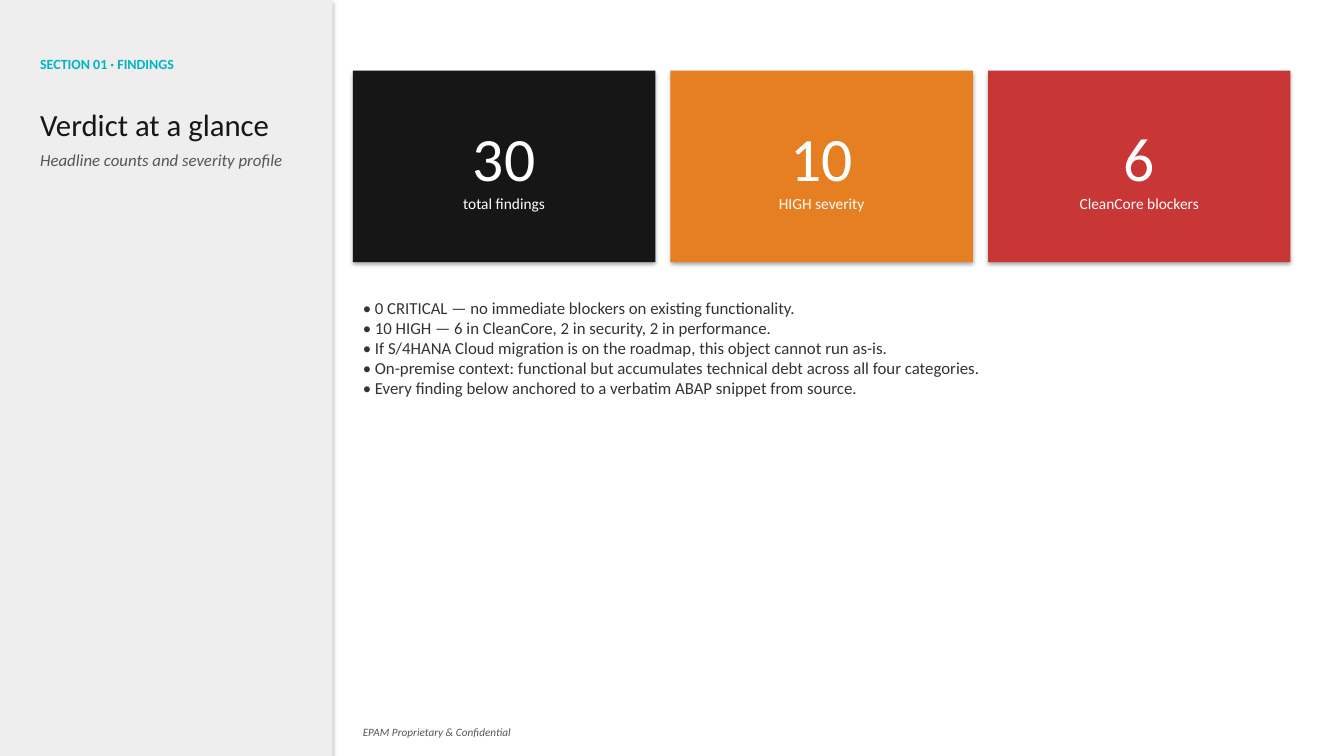
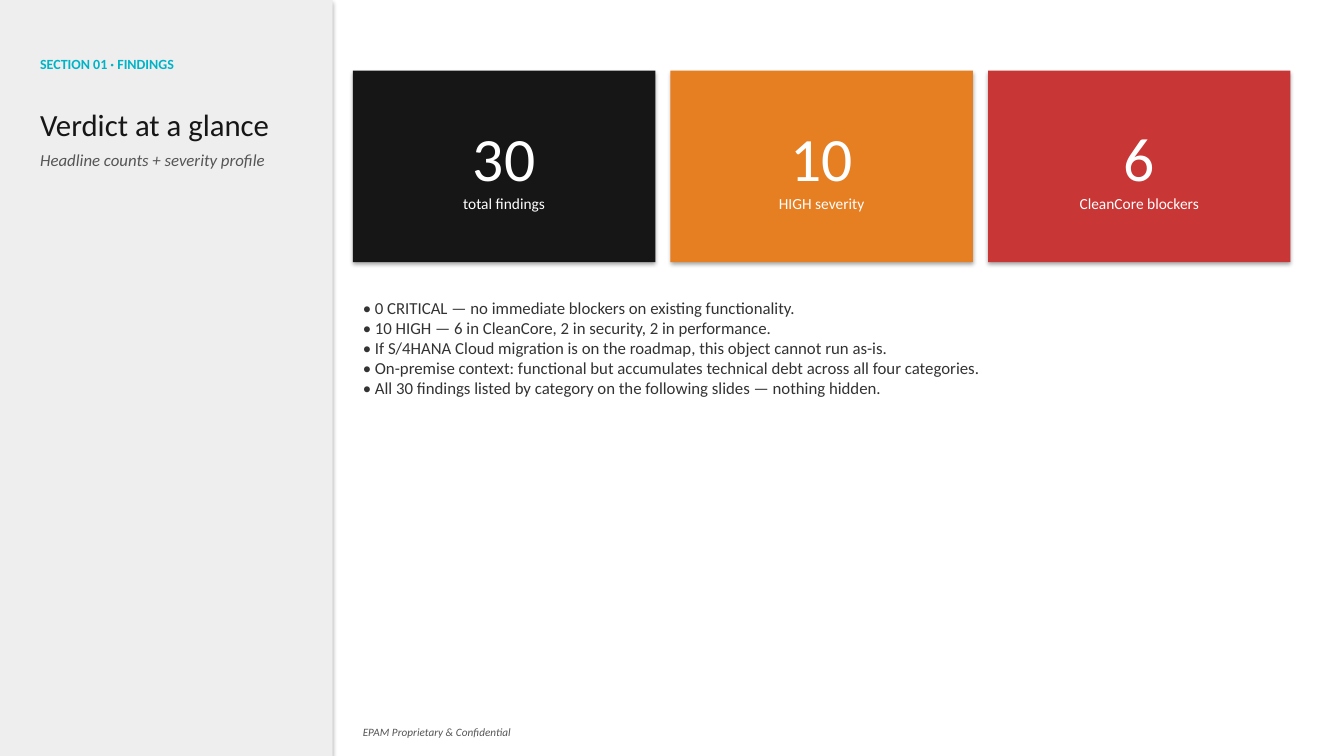
Before and after one commit to fr0ster/cloud-llm-hub, a slide deck: slide 2 of docs/tutorials/code-review/examples/ZDMS_UPLOAD_FILES/report.pptx. Drawn at 1344x756 pixels with LibreOffice and Linux fonts; fonts in the diff are those of the drawing. Boxes give left, top, right and bottom in pixels: in the first picture for what was removed or moved away, otherwise in the second. Text is boxed around its words. In the diff, an @@ line names an element or a change of style, - is before the commit and + after.

```diff
--- a/docs/tutorials/code-review/examples/ZDMS_UPLOAD_FILES/report.pptx
+++ b/docs/tutorials/code-review/examples/ZDMS_UPLOAD_FILES/report.pptx
@@ text at [40,154,265,169]: text changed @@
-Headline counts and severity profile
+Headline counts + severity profile
@@ text at [375,382,881,397]: text changed @@
-• Every finding below anchored to a verbatim ABAP snippet from source.
+• All 30 findings listed by category on the following slides — nothing hidden.
```
Also in this commit, not shown: 4 other slides changed, 2 slides added, 3 slides removed, 9 other files.
